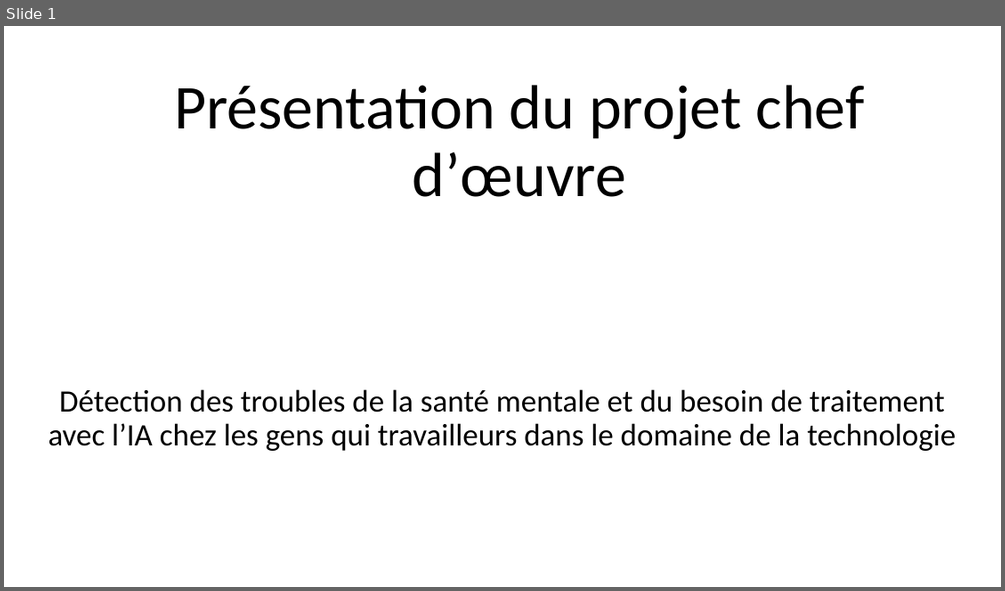
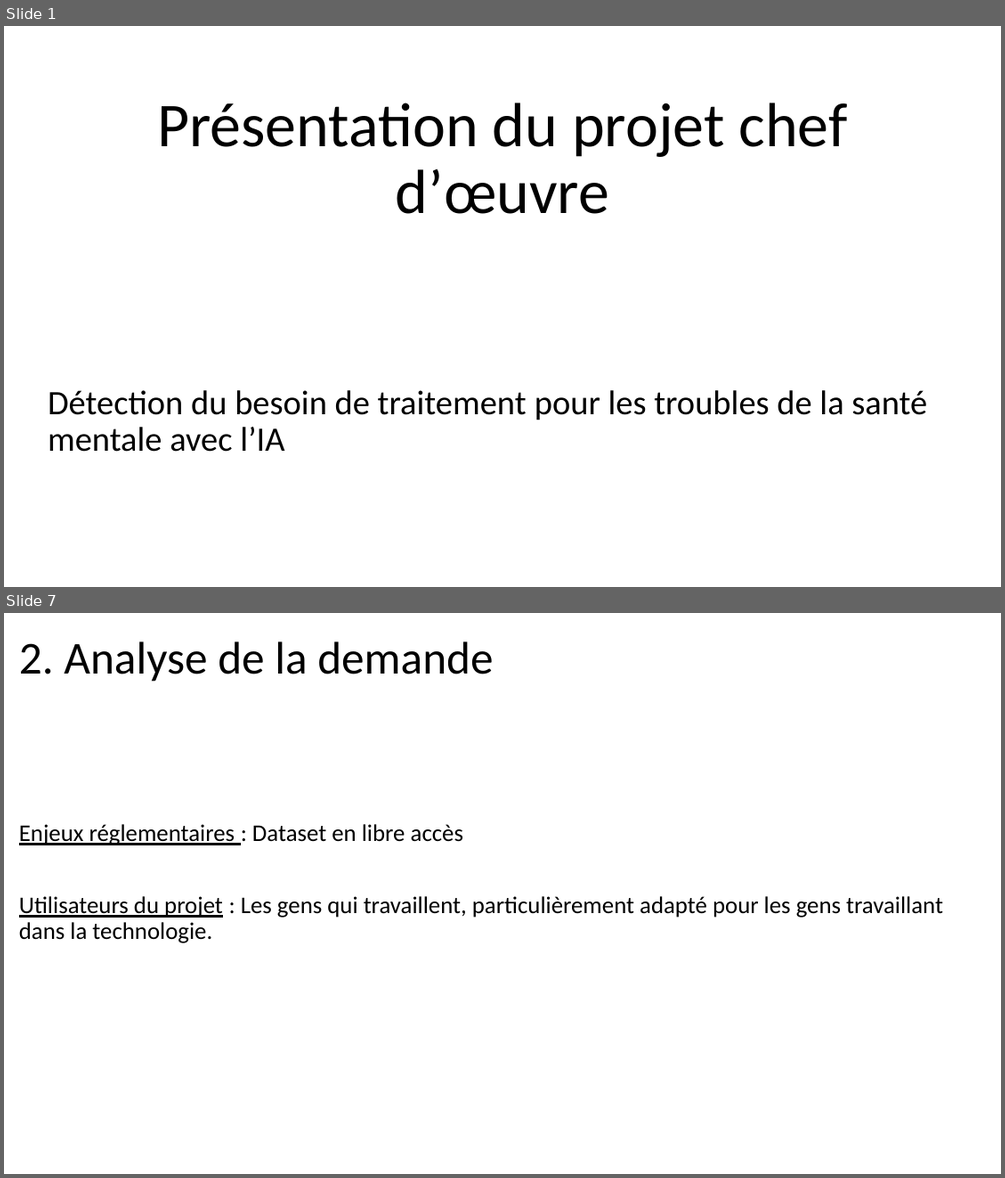
Before and after one commit to gdaume24/Projet-chef-d-oeuvre, a slide deck: E1/diapo.PPTX. Shown one above the other, each under a label of ours: slide 1 before the commit, slides 1 and 7 after it; the slides between them are not shown. The pictures are 1005x591 and 1005x1178 pixels, drawn with LibreOffice and Linux fonts; fonts in the diff are those of the drawing. Boxes give left, top, right and bottom in pixels: in the first picture for what was removed or moved away, otherwise in the second. Text is boxed around its words. In the diff, an @@ line names an element or a change of style, - is before the commit and + after.

```diff
--- a/E1/diapo.PPTX
+++ b/E1/diapo.PPTX
@@ slide 7 added at box(4, 613, 1001, 1174), background #FFFFFF @@
@@ title added at box(19, 641, 493, 682), 44 pt, text #000000 @@
+2. Analyse de la demande
@@ text added at box(19, 824, 943, 943), 23 pt, text #000000 @@
+Enjeux réglementaires : Dataset en libre accès
+Utilisateurs du projet : Les gens qui travaillent, particulièrement adapté pour les gens travaillant dans la technologie.
@@ slide 1 changed as well @@
@@ title "Présentation du projet chef d’œuvre": place and size @@
-title "Présentation du projet chef d’œuvre" at box(174, 85, 865, 197)
+title "Présentation du projet chef d’œuvre" at box(157, 103, 848, 214)
@@ subtitle at box(48, 390, 927, 451): text changed; size 30 to 33 pt @@
-Détection des troubles de la santé mentale et du besoin de traitement avec l’IA chez les gens qui travailleurs dans le domaine de la technologie
+Détection du besoin de traitement pour les troubles de la santé mentale avec l’IA
```
Also in this commit, not shown: 31 other slides added, 1 slide removed, 12 other files.
